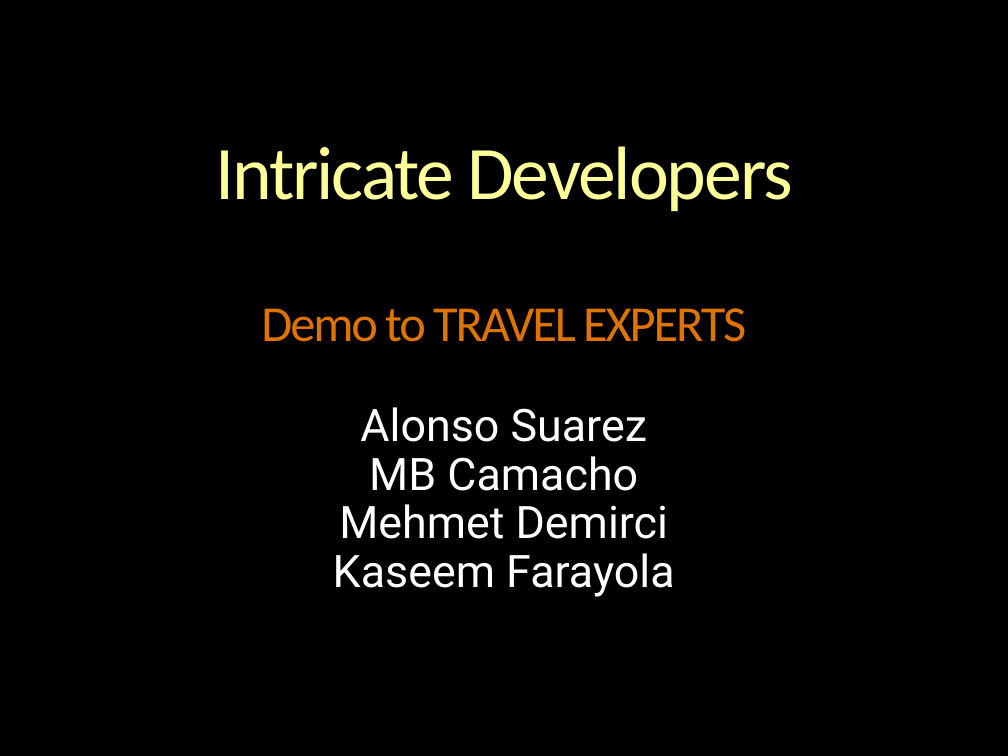
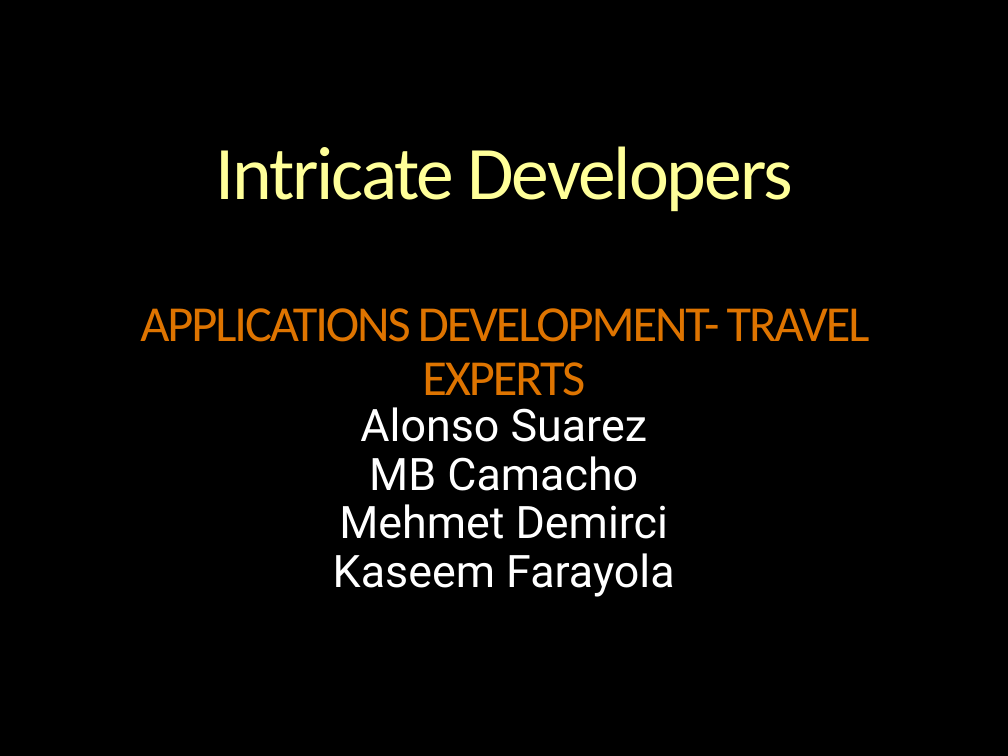
Before and after one commit to alonch/java-travels-experts, a slide deck: slide 1 of src/travelexperts/Developers.pptx. Drawn at 1008x756 pixels with LibreOffice and Linux fonts; fonts in the diff are those of the drawing; background and template pictures are left out. Boxes give left, top, right and bottom in pixels: in the first picture for what was removed or moved away, otherwise in the second. Text is boxed around its words. In the diff, an @@ line names an element or a change of style, - is before the commit and + after.

```diff
--- a/src/travelexperts/Developers.pptx
+++ b/src/travelexperts/Developers.pptx
@@ title at (x1=140, y1=146, x2=870, y2=396): text changed; size 54 to 36 pt; text colour gradient #FFFFB9 to #FFFF99 to #F6AE1E to #DE7400 @@
-Intricate Developers
-Demo to TRAVEL EXPERTS
+Intricate Developers
+APPLICATIONS DEVELOPMENT- TRAVEL EXPERTS
```
Also in this commit, not shown: 4 other slides changed, 1 slide added.
